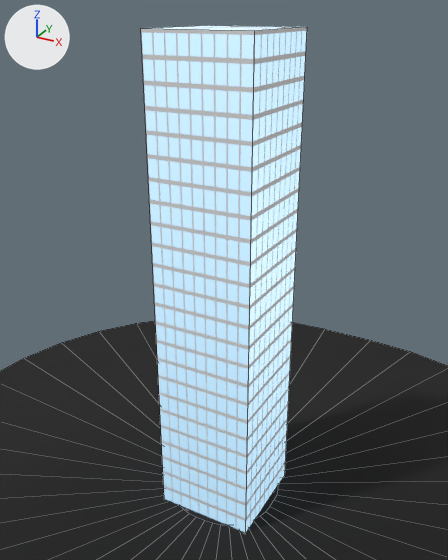
Renders of the Blender file raw/buildings.blend from each side of a commit.
Camera for both pictures: a 50 mm lens placed at (104.4, -191.8, 197.4), pointed at (-1.9, 1.5, 100.8). The lights are fixed; the arrows at upper left show +X, +Y and +Z. Mesh edges are drawn as thin lines.

Objects in the first picture: 'building-4', 'road'.
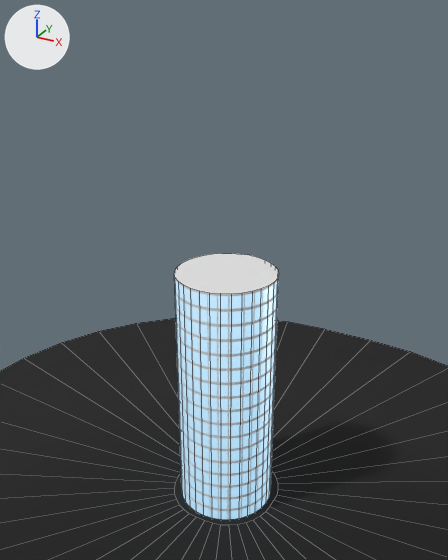
The change, as a list of edits to the scene's bpy script:
```text
Change ob_building_4:
    add ob_building_4.hide_set(True)
Change ob_building_8:
    remove ob_building_8.hide_set(True)
```

Pixel boxes (x1, y1, x2, y2) of what changed, in the pictures (448 x 560 px):
'building-4', hidden
    before: (141, 25, 307, 533)
'building-8', shown
    after: (174, 253, 279, 519)
